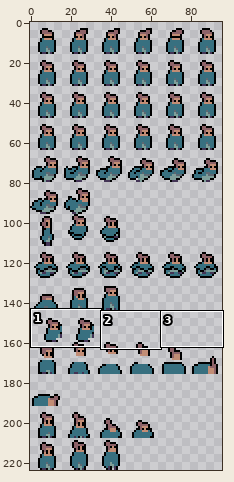
Two states of a sprite sheet, Assets/Art/Characters/Character_Speeder_Sheet.png. Above: a wide view before the commit, with the close-up outlined.
Close-up. The starting point:
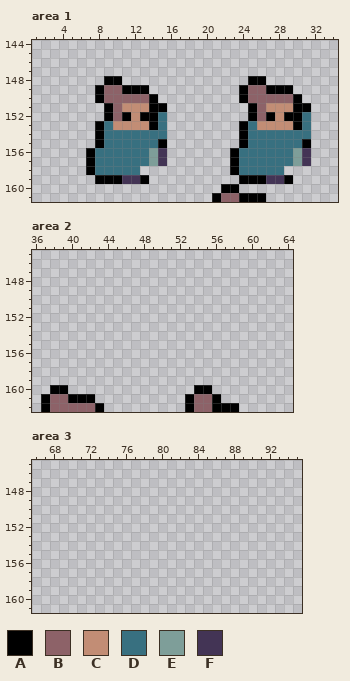
The file is 96x224 pixels. Shown: area 1: x 1..34, y 144..161; area 2: x 36..64, y 145..162; area 3: x 66..95, y 145..161.
Palette (. is transparent): A #000000  B #8d6268  C #c28d75  D #387080  E #7e9e99  F #433455
Pixels before, area 1, first column x 7:
148 ..AA..............AA.....
149 .ABBAAA..........ABBAAA..
150 .ABBBBBA.........ABBBBBA.
151 ..ABCCCAA.........ABCCCAA
152 ..ABACAAD.........ABACAAD
153 .ADCCCCAD........ADCCCCAD
154 .ADDDDDDD........ADDDDDDD
155 .ADDDDDDA........ADDDDDDA
156 ADDDDDDEF.......ADDDDDDEF
157 ADDDDDDEF.......ADDDDDDEF
158 ADDDDD..........ADDDDD...
159 .AAAFFA..........AAAFFA..
160 ...............AA........
161 ..............ABBAAA.....
Pixels before, area 2, first column x 37:
160 .AA..............AA...
161 ABBAAA..........ABBA..
162 ABBBBBA.........ABBAAA
The same view after the edit:
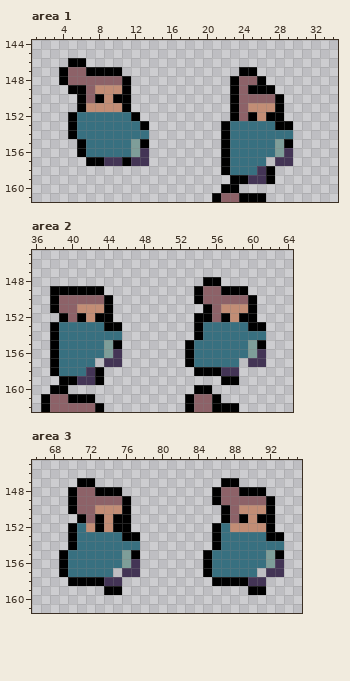
The exact change:
Changed rows in their new state; - is an unchanged pixel.
Area 1:
first column x 4:
146 -AA-------------------------
147 ABBAAAA-------------AA------
148 ABBBBBBA-----------ABB------
149 -AABCCC-..---------ABAA-..--
150 --AB-CAA...--------AB---A..-
151 --ACCCCA....-------ABCC-A...
152 -ADDDDDDA...-------AB-C-A...
153 -ADDD-DDDA..------ADD-DDAA..
154 -ADDD-----..------ADD-----..
155 --ADD---EA..------ADD---EA..
156 --AD----EF..------AD----EF..
157 ----AFFAFF..------AD---.FF..
158 ---......---------AD--FA.---
159 ----......---------A-FFA..--
Area 2:
first column x 38:
148 -----------------AA-----
149 AAAAAA----------ABBAAA--
150 ABBBBBA---------ABBBBBA-
151 ABBCCCA----------ABCCCA-
152 -ABACAA---------AABACAA-
153 ADDDDDAA--------ADDDDDAA
154 ADDDDDDD--------ADDDDDDD
155 ADDDDDEA-------ADDDDDDEA
156 ADDDDDEF-------ADDDDDDEF
157 ADDDD-FF-------ADDDDD-FF
158 ADDDFA----------AAAFF---
159 -AAFFA-------------AA---
Area 3:
first column x 69:
147 --AA--------------AA-----
148 -ABBAAA----------ABBAAA--
149 -ABBBBBA---------ABBBBBA-
150 -ABBCCCA----------ABCCCA-
151 --ABACAA----------ABACAA-
152 -ADCACAA---------ADCCCCA-
153 -ADDDDDAA--------ADDDDDAA
154 -ADDDDDDD--------ADDDDDDD
155 ADDDDDDEA-------ADDDDDDEA
156 ADDDDDDEF-------ADDDDDDEF
157 ADDDDD-FF-------ADDDDD-FF
158 -AAAAFF----------AAAAFF--
159 -----AA--------------AA--
Changed places in both close-ups, as pixel boxes (x1, y1, x2, y2):
changed: (59, 58, 167, 184)
changed: (221, 67, 311, 184)
added: (185, 277, 266, 385)
added: (50, 286, 122, 385)
added: (59, 478, 140, 595)
added: (203, 478, 284, 595)
